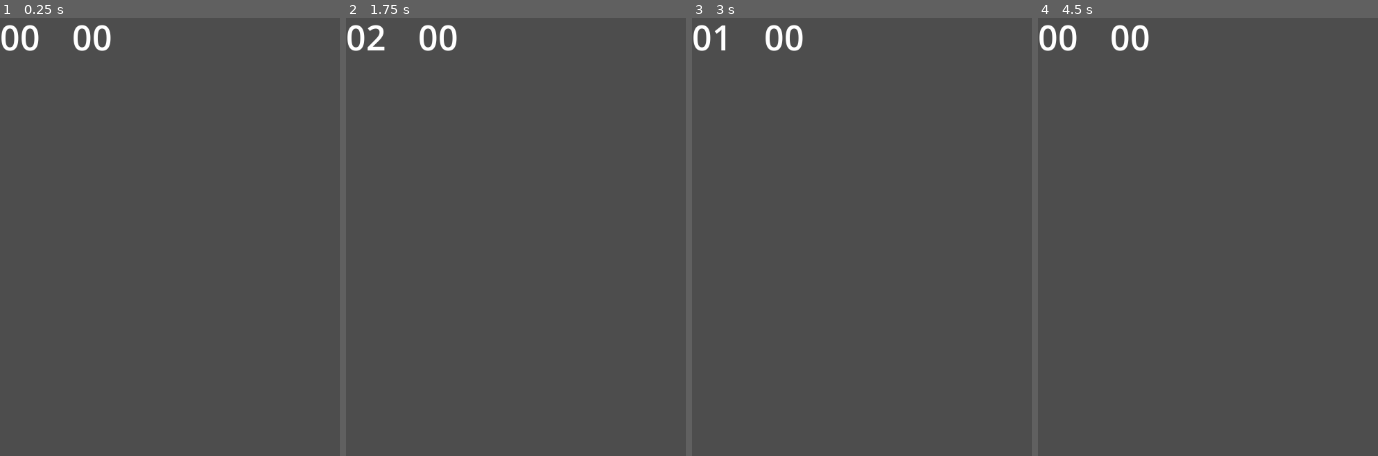
Above: before the commit, frames 1-4 (left to right).
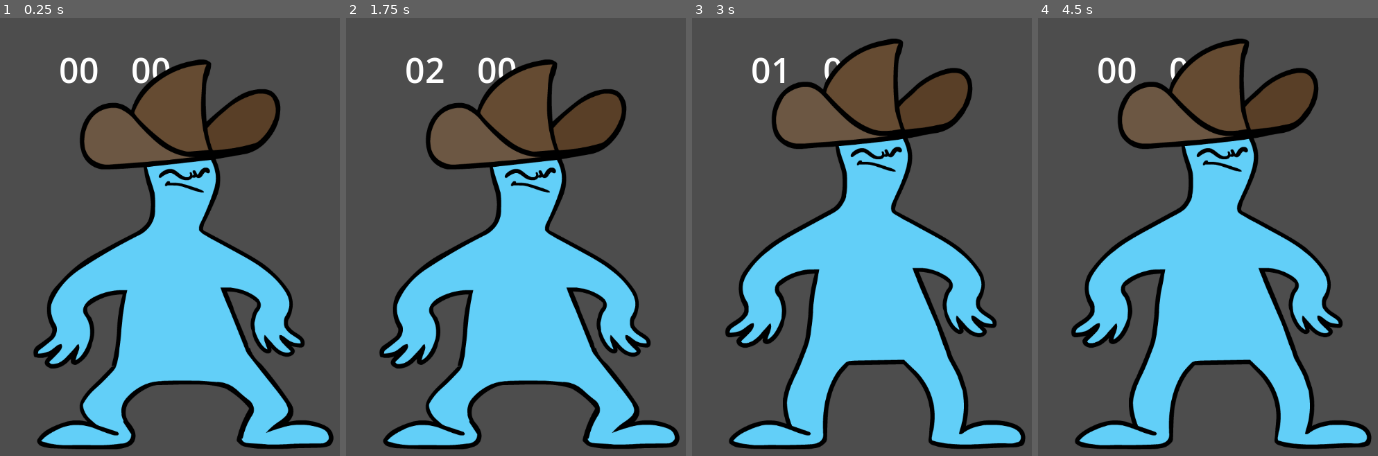
Above: after the commit, the same moments.

Repository: LukaBazooka/Mexican-Standoff
Game: Godot game, scene res://Duel.tscn
The game is run twice, just before and just after one commit, with the same random seed, the same clock (stepped at 60 frames per second) and the same inputs. The engine's default icon, where the game draws it, is replaced by a stand-in: a white triangle on a blue panel in a dark square.
Inputs:
- Up to frame 1 (0.25 s): no input
- Up to frame 2 (1.75 s): hold Right (right_player_block) 0.53-1.28 s; tap 6 at 0.6 s; tap 0 at 0.8, 1.35 s; hold S (left_player_down) from 1.28 s (still down); tap 1 at 1.55 s
- Up to frame 3 (3 s): release S (left_player_down) at 2.03 s; hold Right (right_player_block) 2.03-2.78 s; tap 1 at 2.1 s; tap 2 at 2.3, 2.85 s; hold W (left_player_up) from 2.78 s (still down)
- Up to frame 4 (4.5 s): tap 3 at 3.05, 3.6 s; release W (left_player_up) at 3.53 s; hold A (left_player_block) from 3.53 s (still down); tap 4 at 3.8, 4.35 s

The runs differ from the first frame. In frame 1, 39% of the frame differs, in the area x 0-99%, y 1-99%; in frame 2, 39%; in frame 3, 39%; in frame 4, 39%.

Commit message:
AddedLplayerANim

Diff:
--- a/Duel.tscn
+++ b/Duel.tscn
@@ -1,10 +1,219 @@
-[gd_scene load_steps=4 format=3 uid="uid://cu7y1y78b6e1o"]
+[gd_scene load_steps=50 format=3 uid="uid://cu7y1y78b6e1o"]
 
 [ext_resource type="Script" path="res://Duel.gd" id="1_fkpxe"]
 [ext_resource type="PackedScene" uid="uid://cq7ijqwtmu4xm" path="res://LeftPlayer.tscn" id="2_5t8go"]
 [ext_resource type="PackedScene" uid="uid://l57e687gwuyg" path="res://right_player.tscn" id="2_ow1s3"]
+[ext_resource type="Texture2D" uid="uid://hmkwlv4x7iuc" path="res://assets/draw_anim/frame000001.png" id="4_g2s67"]
+[ext_resource type="Texture2D" uid="uid://bu81d3by2bal2" path="res://assets/draw_anim/frame000002.png" id="5_uq8eb"]
+[ext_resource type="Texture2D" uid="uid://cyju0etgqsssv" path="res://assets/draw_anim/frame000003.png" id="6_o4j3s"]
+[ext_resource type="Texture2D" uid="uid://c7gxjudhgmylj" path="res://assets/draw_anim/frame000004.png" id="7_w548f"]
+[ext_resource type="Texture2D" uid="uid://c2pl47txscd4u" path="res://assets/draw_anim/frame000005.png" id="8_mga0w"]
+[ext_resource type="Texture2D" uid="uid://knw2bex27dc6" path="res://assets/draw_anim/frame000006.png" id="9_na6r5"]
+[ext_resource type="Texture2D" uid="uid://cvhsvirg7nmx3" path="res://assets/draw_anim/frame000007.png" id="10_h563p"]
+[ext_resource type="Texture2D" uid="uid://cotabm6ihufoi" path="res://assets/idle_anim_new/frame000001.png" id="11_7pcbm"]
+[ext_resource type="Texture2D" uid="uid://b5vg0c84klmrn" path="res://assets/idle_anim_new/frame000002.png" id="12_s4dtq"]
+[ext_resource type="Texture2D" uid="uid://c0mouj3oflthp" path="res://assets/idle_anim_new/frame000003.png" id="13_jin2k"]
+[ext_resource type="Texture2D" uid="uid://hb2xy42qxqb2" path="res://assets/idle_anim_new/frame000004.png" id="14_142eb"]
+[ext_resource type="Texture2D" uid="uid://bw0tps5isw0is" path="res://assets/idle_anim_new/frame000005.png" id="15_o8vn6"]
+[ext_resource type="Texture2D" uid="uid://gv1hwg2hah1l" path="res://assets/idle_anim_new/frame000006.png" id="16_b2wlv"]
+[ext_resource type="Texture2D" uid="uid://bit1udsvpov3" path="res://assets/idle_anim_new/frame000007.png" id="17_gysgi"]
+[ext_resource type="Texture2D" uid="uid://bmoa4apt88170" path="res://assets/idle_anim_new/frame000008.png" id="18_l8ly0"]
+[ext_resource type="Texture2D" uid="uid://buet6a4hhdm1a" path="res://assets/idle_anim_new/frame000009.png" id="19_2h3vs"]
+[ext_resource type="Texture2D" uid="uid://1mcih7hab6bq" path="res://assets/idle_anim/frame000001.png" id="20_snctq"]
+[ext_resource type="Texture2D" uid="uid://rvxvbb6mq7hc" path="res://assets/idle_anim/frame000002.png" id="21_cereh"]
+[ext_resource type="Texture2D" uid="uid://bdh3b5hodv0au" path="res://assets/idle_anim/frame000003.png" id="22_tuupk"]
+[ext_resource type="Texture2D" uid="uid://cunicirnk844o" path="res://assets/idle_anim/frame000004.png" id="23_8sp7t"]
+[ext_resource type="Texture2D" uid="uid://occll8lpmrgm" path="res://assets/idle_anim/frame000005.png" id="24_1bri5"]
+[ext_resource type="Texture2D" uid="uid://j41d080kocg" path="res://assets/idle_anim/frame000006.png" id="25_fhq4l"]
+[ext_resource type="Texture2D" uid="uid://d16mu6ucc7sex" path="res://assets/idle_anim/frame000007.png" id="26_vhhxn"]
+[ext_resource type="Texture2D" uid="uid://bpa1py87qevh5" path="res://assets/idle_anim/frame000008.png" id="27_0qm5j"]
+[ext_resource type="Texture2D" uid="uid://dxt4v5hr26dvi" path="res://assets/idle_anim/frame000009.png" id="28_10lfm"]
+[ext_resource type="Texture2D" uid="uid://bn83hrcbatr87" path="res://assets/idle_anim/frame000010.png" id="29_ekbca"]
+[ext_resource type="Texture2D" uid="uid://bjv78v0v3k43j" path="res://assets/reload_anim/frame000001.png" id="30_ywjos"]
+[ext_resource type="Texture2D" uid="uid://c8082p1c4r5ps" path="res://assets/reload_anim/frame000002.png" id="31_v8uhy"]
+[ext_resource type="Texture2D" uid="uid://d1lx4qayj3f32" path="res://assets/reload_anim/frame000003.png" id="32_roe73"]
+[ext_resource type="Texture2D" uid="uid://f8vg8atmiw5q" path="res://assets/reload_anim/frame000004.png" id="33_pc0q0"]
+[ext_resource type="Texture2D" uid="uid://kkqwkoab5m1w" path="res://assets/reload_anim/frame000005.png" id="34_qtrqx"]
+[ext_resource type="Texture2D" uid="uid://biqbgcvm2g87o" path="res://assets/reload_anim/frame000006.png" id="35_5kcxl"]
+[ext_resource type="Texture2D" uid="uid://f0fh2r2jaxw3" path="res://assets/reload_anim/frame000007.png" id="36_8bc3x"]
+[ext_resource type="Texture2D" uid="uid://dxvyh77tw8dle" path="res://assets/reload_anim/frame000008.png" id="37_2el7r"]
+[ext_resource type="Texture2D" uid="uid://ckhxr3jss5kye" path="res://assets/reload_anim/frame000009.png" id="38_3fehw"]
+[ext_resource type="Texture2D" uid="uid://br8tdo33mdvuj" path="res://assets/shoot_anim/frame000001.png" id="39_5jfq6"]
+[ext_resource type="Texture2D" uid="uid://brhika4u4ykb4" path="res://assets/shoot_anim/frame000002.png" id="40_f7fde"]
+[ext_resource type="Texture2D" uid="uid://c8ruxx7p4qnby" path="res://assets/shoot_anim/frame000003.png" id="41_rtexp"]
+[ext_resource type="Texture2D" uid="uid://bkol5skbyqhnm" path="res://assets/shoot_anim/frame000004.png" id="42_82gee"]
+[ext_resource type="Texture2D" uid="uid://bsq6wop4rd2wk" path="res://assets/shoot_anim/frame000005.png" id="43_4ltca"]
+[ext_resource type="Texture2D" uid="uid://daxv8yjg5hwr6" path="res://assets/shoot_anim/frame000006.png" id="44_plodq"]
+[ext_resource type="Texture2D" uid="uid://bun2imym5d10u" path="res://assets/shoot_anim/frame000007.png" id="45_0nh02"]
+[ext_resource type="Texture2D" uid="uid://tywb0034mepw" path="res://assets/shoot_anim/frame000008.png" id="46_djv6s"]
+[ext_resource type="Texture2D" uid="uid://x676sjh8ylye" path="res://assets/shoot_anim/frame000009.png" id="47_jtqng"]
+[ext_resource type="Texture2D" uid="uid://uapyojknxius" path="res://assets/shoot_anim/frame000010.png" id="48_h7fug"]
+
+[sub_resource type="SpriteFrames" id="SpriteFrames_eehnx"]
+animations = [{
+"frames": [{
+"duration": 1.0,
+"texture": ExtResource("4_g2s67")
+}, {
+"duration": 1.0,
+"texture": ExtResource("5_uq8eb")
+}, {
+"duration": 1.0,
+"texture": ExtResource("6_o4j3s")
+}, {
+"duration": 1.0,
+"texture": ExtResource("7_w548f")
+}, {
+"duration": 1.0,
+"texture": ExtResource("8_mga0w")
+}, {
+"duration": 1.0,
+"texture": ExtResource("9_na6r5")
+}, {
+"duration": 1.0,
+"texture": ExtResource("10_h563p")
+}],
+"loop": false,
+"name": &"draw",
+"speed": 12.0
+}, {
+"frames": [{
+"duration": 1.0,
+"texture": ExtResource("11_7pcbm")
+}, {
+"duration": 1.0,
+"texture": ExtResource("12_s4dtq")
+}, {
+"duration": 1.0,
+"texture": ExtResource("13_jin2k")
+}, {
+"duration": 1.0,
+"texture": ExtResource("14_142eb")
+}, {
+"duration": 1.0,
+"texture": ExtResource("15_o8vn6")
+}, {
+"duration": 1.0,
+"texture": ExtResource("16_b2wlv")
+}, {
+"duration": 1.0,
+"texture": ExtResource("17_gysgi")
+}, {
+"duration": 1.0,
+"texture": ExtResource("18_l8ly0")
+}, {
+"duration": 1.0,
+"texture": ExtResource("19_2h3vs")
+}],
+"loop": true,
+"name": &"idle",
+"speed": 12.0
+}, {
+"frames": [{
+"duration": 1.0,
+"texture": ExtResource("20_snctq")
+}, {
+"duration": 1.0,
+"texture": ExtResource("21_cereh")
+}, {
+"duration": 1.0,
+"texture": ExtResource("22_tuupk")
+}, {
+"duration": 1.0,
+"texture": ExtResource("23_8sp7t")
+}, {
+"duration": 1.0,
+"texture": ExtResource("24_1bri5")
+}, {
+"duration": 1.0,
+"texture": ExtResource("25_fhq4l")
+}, {
+"duration": 1.0,
+"texture": ExtResource("26_vhhxn")
+}, {
+"duration": 1.0,
+"texture": ExtResource("27_0qm5j")
+}, {
+"duration": 1.0,
+"texture": ExtResource("28_10lfm")
+}, {
+"duration": 1.0,
+"texture": ExtResource("29_ekbca")
+}],
+"loop": true,
+"name": &"idle_drawn",
+"speed": 12.0
+}, {
+"frames": [{
+"duration": 1.0,
+"texture": ExtResource("30_ywjos")
+}, {
+"duration": 1.0,
+"texture": ExtResource("31_v8uhy")
+}, {
+"duration": 1.0,
+"texture": ExtResource("32_roe73")
+}, {
+"duration": 1.0,
+"texture": ExtResource("33_pc0q0")
+}, {
+"duration": 1.0,
+"texture": ExtResource("34_qtrqx")
+}, {
+"duration": 1.0,
+"texture": ExtResource("35_5kcxl")
+}, {
+"duration": 1.0,
+"texture": ExtResource("36_8bc3x")
+}, {
+"duration": 1.0,
+"texture": ExtResource("37_2el7r")
+}, {
+"duration": 1.0,
+"texture": ExtResource("38_3fehw")
+}],
+"loop": false,
+"name": &"reload",
+"speed": 12.0
+}, {
+"frames": [{
+"duration": 1.0,
+"texture": ExtResource("39_5jfq6")
+}, {
+"duration": 1.0,
+"texture": ExtResource("40_f7fde")
+}, {
+"duration": 1.0,
+"texture": ExtResource("41_rtexp")
+}, {
+"duration": 1.0,
+"texture": ExtResource("42_82gee")
+}, {
+"duration": 1.0,
+"texture": ExtResource("43_4ltca")
+}, {
+"duration": 1.0,
+"texture": ExtResource("44_plodq")
+}, {
+"duration": 1.0,
+"texture": ExtResource("45_0nh02")
+}, {
+"duration": 1.0,
+"texture": ExtResource("46_djv6s")
+}, {
+"duration": 1.0,
+"texture": ExtResource("47_jtqng")
+}, {
+"duration": 1.0,
+"texture": ExtResource("48_h7fug")
+}],
+"loop": false,
+"name": &"shoot",
+"speed": 12.0
+}]
 
 [node name="Node2D" type="Node2D"]
+position = Vector2(85, 47)
 script = ExtResource("1_fkpxe")
 
 [node name="Rest_Timer" type="Timer" parent="."]
@@ -28,10 +237,21 @@
 text = "00"
 
 [node name="LeftPlayer" parent="." instance=ExtResource("2_5t8go")]
+position = Vector2(-80, -42)
+
+[node name="charactersprite" type="AnimatedSprite2D" parent="LeftPlayer"]
+position = Vector2(323, 320)
+scale = Vector2(0.711111, 0.711111)
+sprite_frames = SubResource("SpriteFrames_eehnx")
+animation = &"idle"
+autoplay = "idle"
+frame_progress = 0.25302
+
+[node name="gunpoint" type="Marker2D" parent="LeftPlayer"]
+position = Vector2(450, 309)
 
 [node name="RightPlayer" parent="." instance=ExtResource("2_ow1s3")]
 
 [connection signal="timeout" from="Rest_Timer" to="." method="_on_rest_timer_timeout"]
 [connection signal="timeout" from="DuelTimer" to="." method="_on_duel_timer_timeout"]
 [connection signal="pass_up_l" from="LeftPlayer" to="." method="_on_left_player_pass_up_l"]
-[connection signal="pass_up_r" from="RightPlayer" to="." method="_on_right_player_pass_up_r"]
--- a/LP_Duel.gd
+++ b/LP_Duel.gd
@@ -1,4 +1,6 @@
 extends Node2D
+
+var bullet_scene = preload("res://bullet.tscn")
 
 #Key0 == draw, key4 == shoot
 var head_sequence = [KEY_0, KEY_1, KEY_4]
@@ -12,9 +14,12 @@
 var lp_action_available = false
 var duel = false
 
+var ammo = 0
+
 var countdown_value = 3
-# Called when the node enters the scene tree for the first time.
+
 func _ready():
+	#spawn_bullet()
 	pass
 
 func _rest_timeout():
@@ -24,12 +29,17 @@
 
 func _duel_timeout():
 	duel = false
+	# idle anim
+	$charactersprite.play("idle")
 
 # Called every frame. 'delta' is the elapsed time since the previous frame.
 func _process(delta):
 	if duel:
 		if Input.is_action_just_pressed("left_player_draw"):
 			handle_input(KEY_0)
+			#draw anim
+			$charactersprite.play("draw")
+
 		elif Input.is_action_just_pressed("left_player_up"):
 			handle_input(KEY_1)
 		elif Input.is_action_just_pressed("left_player_straight"):
@@ -38,8 +48,18 @@
 			handle_input(KEY_3)
 		elif Input.is_action_just_pressed("left_player_shoot"):
 			handle_input(KEY_4)
+			$charactersprite.play("shoot")
+			#spawn_bullet()
+			if ammo >= 1:
+				#spawn_bullet()
+				ammo -= 1
+
 		elif Input.is_action_just_pressed("left_player_block"):
 			handle_input(KEY_5)
+		elif Input.is_action_just_pressed("left_player_reload"):
+			#handle_input(KEY_6)
+			#reload anim
+			$charactersprite.play("reload")
 
 
 
@@ -73,3 +93,8 @@
 
 
 signal pass_up_l(data)
+
+#func spawn_bullet():
+#	var bullet_instance = bullet_scene.instance()
+#	bullet_instance.position = $gunpoint.position
+#	add_child(bullet_instance)
--- /dev/null
+++ b/RigidBody2D.gd
@@ -0,0 +1,8 @@
+extends Node2D
+
+var speed = 1600
+
+func _ready():
+#	gravity_scale = 0
+#	linear_velocity = Vector2(speed, 0)
+	pass
--- /dev/null
+++ b/bullet.tscn
@@ -0,0 +1,10 @@
+[gd_scene load_steps=3 format=3 uid="uid://c4jrujip7vi0v"]
+
+[ext_resource type="Script" path="res://RigidBody2D.gd" id="1_umyy5"]
+[ext_resource type="Texture2D" uid="uid://bgx4sg2nl3ko" path="res://icon.svg" id="2_uv5oi"]
+
+[node name="bullet" type="Node2D"]
+script = ExtResource("1_umyy5")
+
+[node name="Sprite2D" type="Sprite2D" parent="."]
+texture = ExtResource("2_uv5oi")
--- /dev/null
+++ b/test.tscn
@@ -0,0 +1,8 @@
+[gd_scene load_steps=2 format=3 uid="uid://dlh18rr68fqpy"]
+
+[ext_resource type="Texture2D" uid="uid://bgx4sg2nl3ko" path="res://icon.svg" id="1_obriw"]
+
+[node name="Node2D" type="Node2D"]
+
+[node name="Sprite2D" type="Sprite2D" parent="."]
+texture = ExtResource("1_obriw")
--- /dev/null
+++ b/test2.gd
@@ -0,0 +1,7 @@
+extends RigidBody2D
+
+var speed = 1600
+
+func _ready():
+	gravity_scale = 0
+	linear_velocity = Vector2(speed, 0)
--- /dev/null
+++ b/test2.tscn
@@ -0,0 +1,16 @@
+[gd_scene load_steps=4 format=3 uid="uid://bpsodhs8y2tv"]
+
+[ext_resource type="Texture2D" uid="uid://bgx4sg2nl3ko" path="res://icon.svg" id="1_cko2f"]
+[ext_resource type="Script" path="res://test2.gd" id="1_oopuj"]
+
+[sub_resource type="CircleShape2D" id="CircleShape2D_lss4d"]
+radius = 67.3207
+
+[node name="RigidBody2D" type="RigidBody2D"]
+script = ExtResource("1_oopuj")
+
+[node name="Sprite2D" type="Sprite2D" parent="."]
+texture = ExtResource("1_cko2f")
+
+[node name="CollisionShape2D" type="CollisionShape2D" parent="."]
+shape = SubResource("CircleShape2D_lss4d")
Binary file added: assets/draw_anim/frame000001.png
Not shown, added: assets/draw_anim/frame000001.png.import
Binary file added: assets/draw_anim/frame000002.png
Not shown, added: assets/draw_anim/frame000002.png.import
Binary file added: assets/draw_anim/frame000003.png
Not shown, added: assets/draw_anim/frame000003.png.import
Binary file added: assets/draw_anim/frame000004.png
Not shown, added: assets/draw_anim/frame000004.png.import
Binary file added: assets/draw_anim/frame000005.png
Not shown, added: assets/draw_anim/frame000005.png.import
Binary file added: assets/draw_anim/frame000006.png
Not shown, added: assets/draw_anim/frame000006.png.import
(and 22 more such lines)
